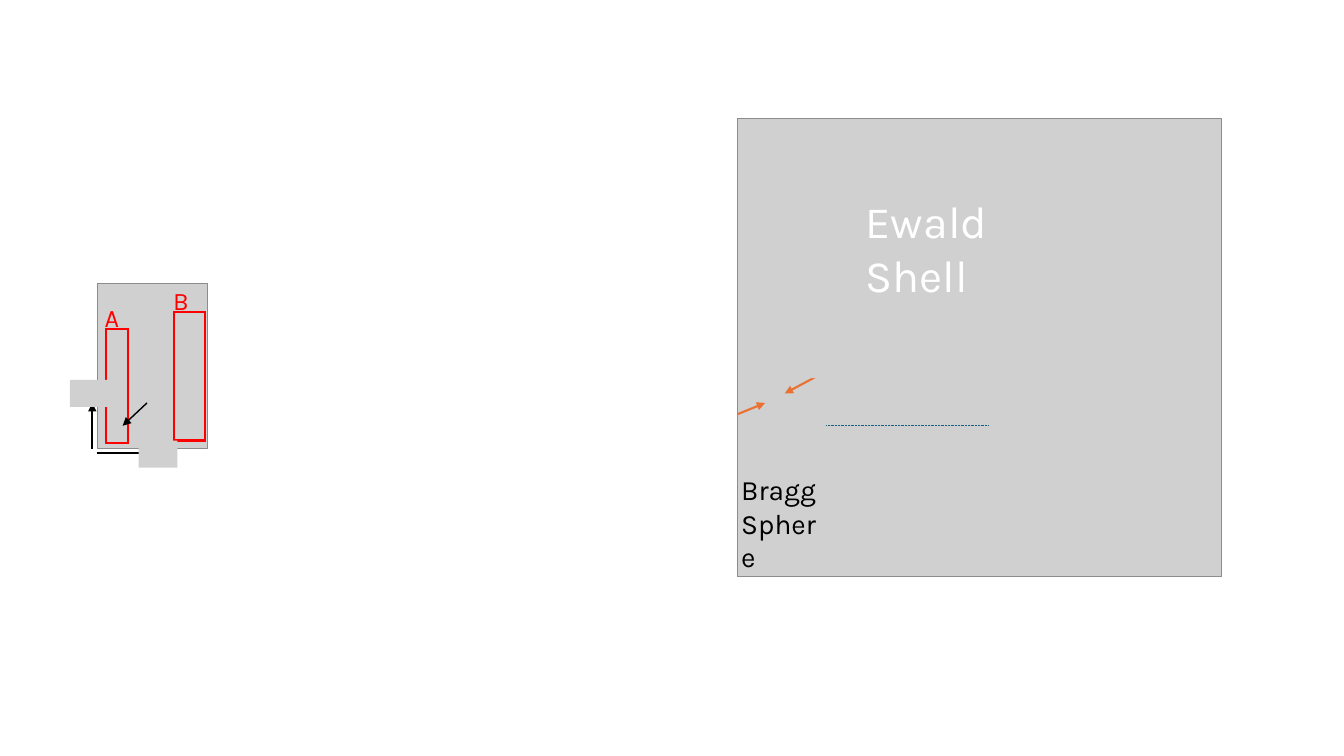
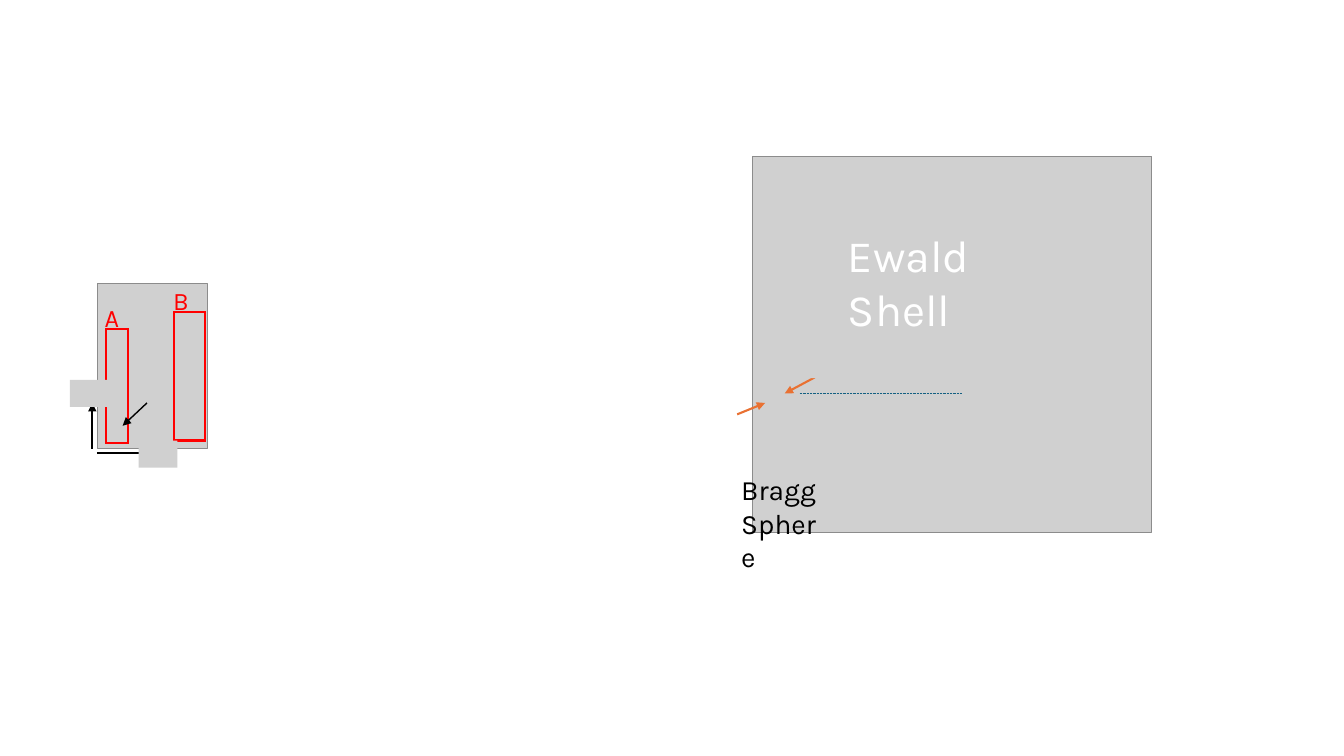
Before and after one commit to DVBeckwitt/2D-Manuscript-Draft, a slide deck: slide 1 of figures/mosaic/Presentation1.pptx. Drawn at 1344x756 pixels with LibreOffice and Linux fonts; fonts in the diff are those of the drawing; grey boxes stand for pictures. Boxes give left, top, right and bottom in pixels: in the first picture for what was removed or moved away, otherwise in the second. Text is boxed around its words. In the diff, an @@ line names an element or a change of style, - is before the commit and + after.

```diff
--- a/figures/mosaic/Presentation1.pptx
+++ b/figures/mosaic/Presentation1.pptx
@@ picture: place and size @@
-picture at <box>737,119,1221,577</box>
+picture at <box>753,156,1152,532</box>
@@ text "Ewald Shell": place and size @@
-text "Ewald Shell" at <box>866,208,987,292</box>
+text "Ewald Shell" at <box>848,242,969,326</box>
@@ line moved from (827, 425) - (988, 425) to (800, 393) - (962, 393) @@
```
Also in this commit, not shown: 16 other files.
